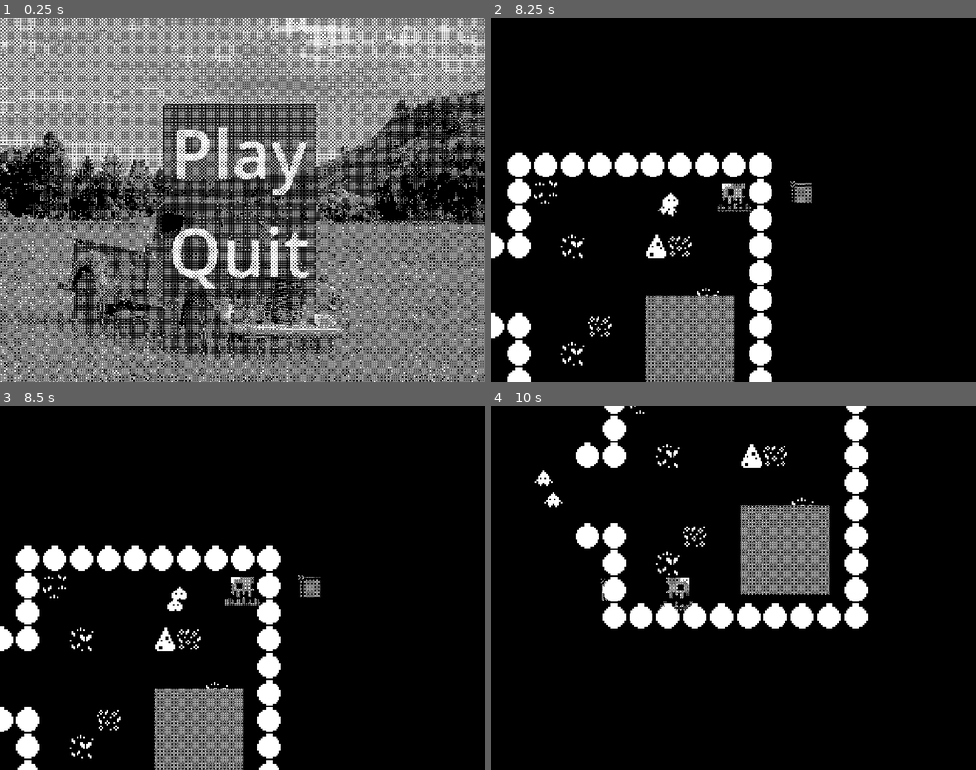
Above: before the commit, frames 1-4 (two rows, left to right).
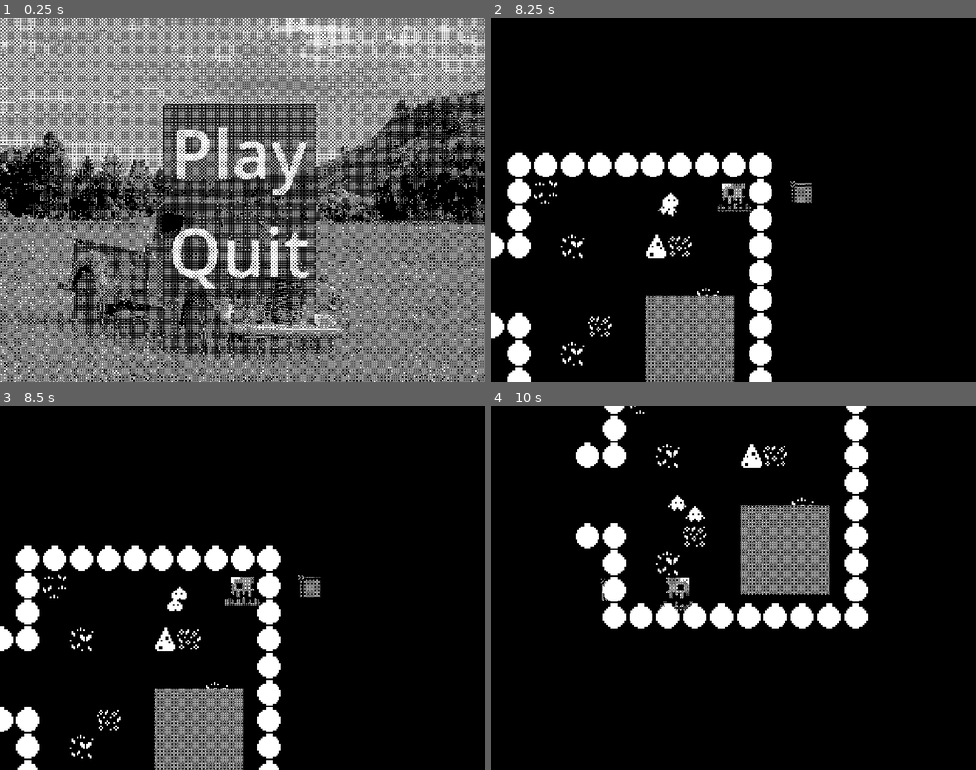
Above: after the commit, the same moments.

Repository: Octaniko/EnemyOfNone
Game: Godot game, scene res://scenes/main_menu/main_menu.tscn
The game is run twice, just before and just after one commit, with the same random seed, the same clock (stepped at 60 frames per second) and the same inputs.
Inputs:
- Up to frame 1 (0.25 s): no input
- Up to frame 2 (8.25 s): click "Play" at 0.5 s; hold D (right) 1.28-2.03 s; hold Shift (recall) 1.28-2.03 s; hold S (down) 2.03-2.78 s; tap Shift (recall) at 2.1, 3.05, 3.6, 5.3, 6.6, 7.55, 8.1 s; hold D (right) 2.78-3.53 s; hold Space (rush) 2.78-3.53 s; hold W (up) 3.53-4.28 s; hold Shift (recall) 4.28-5.03 s; hold A (left) 4.28-5.78 s; tap Space (rush) at 5.1 s; hold S (down) 5.78-6.53 s; hold Shift (recall) 5.78-6.53 s; hold D (right) 6.53-7.28 s; hold W (up) 7.28-8.03 s; hold Space (rush) 7.28-8.03 s; hold D (right) from 8.03 s (still down)
- Up to frame 3 (8.5 s): keep holding D (right)
- Up to frame 4 (10 s): release D (right) at 8.78 s; hold S (down) 8.78-9.53 s; hold Shift (recall) 8.78-9.53 s; hold A (left) from 9.53 s (still down); tap Space (rush) at 9.6 s; tap Shift (recall) at 9.8 s

Frames 1-3 are identical in both runs. In frame 4, 0.3% of the frame differs, in the area x 9-45%, y 17-32%.

Commit message:
refactor: Make Recall work from any state

Diff:
--- a/scenes/entities/unit/states/unit_idle.gd
+++ b/scenes/entities/unit/states/unit_idle.gd
@@ -24,27 +24,16 @@
 	return null
 
 func _on_detection_area_body_entered(body: Node2D) -> State:
-	print("[Idle] current_state:", parent.state_machine.current_state)
-	print("[Idle] _on_detection_area_body_entered. Body:", body)
 	if parent.state_machine.current_state != self:
-		print("[Idle] but current state is not Idle → ignore")
 		return null
 	if body.is_in_group("interactable"):
-		print("[Idle] body is in group 'interactable'")
 		if body.is_in_group("carryable") or body.is_in_group("enemies"):
-			print("[Idle] body is carryable or enemy, will attach. Calling set_target.")
-			# Использую правильный call_deferred
 			attach_state.set_target(body)
-			print("[Idle] deferred set_target called.")
 			return attach_state
-	print("[Idle] no valid group match → ignore")
 	return null
 
 func _on_detection_area_body_exited(body: Node2D):
-	print("[Idle] _on_detection_area_body_exited. Body:", body)
 	if parent.state_machine.current_state != self:
-		print("[Idle] but current state is not Idle → ignore exit")
 		return
 	if body.is_in_group("interactable"):
 		print("[Idle] body left detection area:", body)
-	# не переключаем состояние здесь – можно сделать, если нужно
--- a/scenes/entities/unit/unit.gd
+++ b/scenes/entities/unit/unit.gd
@@ -25,7 +25,15 @@
 	state_machine.process_physics(delta)
 
 func _input(event: InputEvent) -> void:
-	state_machine.process_input(event)
+	var new_state = state_machine.current_state.process_input(event)
+	if new_state:
+		state_machine.change_state(new_state)
+		return
+
+	if event.is_action_pressed("recall"):
+		var follow_state = state_machine.get_node("Follow")
+		state_machine.change_state(follow_state)
+		return
 	_process_player_input(event)
 
 func _process_player_input(event: InputEvent) -> void:
--- a/scenes/entities/unit/unit_attach.gd
+++ b/scenes/entities/unit/unit_attach.gd
@@ -9,38 +9,27 @@
 
 func set_target(body: Node2D) -> void:
 	attach_target = body
-	print("[Attach] set_target called. Target:", body, " valid:", is_instance_valid(body))
 
 func enter() -> void:
-	print("[Attach] enter. Current target:", attach_target)
 	animations.play(animation_name)
 	_update_navigation_target()
 
 func _update_navigation_target() -> void:
 	if not attach_target or not is_instance_valid(attach_target):
-		print("[Attach] _update_navigation_target: no valid target!")
 		return
 	var target_pos = attach_target.global_position
-	print("[Attach] _update_navigation_target: setting nav target to", target_pos)
 	parent.navigation_agent_2d.target_position = target_pos
 
 func process_physics(delta: float) -> State:
-	# Проверки
 	if attach_target == null:
-		print("[Attach] process_physics: attach_target is null → going idle")
 		return idle_state
 	if not is_instance_valid(attach_target):
-		print("[Attach] process_physics: attach_target is not valid (instance freed?) → going idle")
 		return idle_state
 
-	# Обновить цель навигации
 	_update_navigation_target()
 
-	# Навигация — получаем следующий путь
 	var next_pos: Vector2 = parent.navigation_agent_2d.get_next_path_position()
-	print("[Attach] process_physics: next_path_position:", next_pos, " my pos:", parent.global_position)
 
-	# Направление
 	var dir = (next_pos - parent.global_position)
 	var distance = dir.length()
 	if distance == 0:
@@ -48,21 +37,15 @@
 	else:
 		dir = dir.normalized()
 	var desired = dir * follow_speed
-	print("[Attach] process_physics: dir:", dir, " desired velocity:", desired)
 
 	# Установка скорости
 	if parent.navigation_agent_2d.avoidance_enabled:
 		parent.navigation_agent_2d.set_velocity(desired)
-		print("[Attach] process_physics: using avoidance, set_velocity:", desired)
 	else:
 		_on_navigation_agent_2d_velocity_computed(desired)
-		print("[Attach] process_physics: avoidance disabled, directly setting velocity")
 
-	# Движение
 	parent.move_and_slide()
-	print("[Attach] process_physics: after move_and_slide, global_position:", parent.global_position)
 
-	# Анимация
 	parent.animations.flip_h = parent.velocity.x < 0
 	animations.play(animation_name)
 
@@ -70,8 +53,6 @@
 
 func _on_navigation_agent_2d_velocity_computed(safe_velocity: Vector2) -> void:
 	parent.velocity = safe_velocity
-	print("[Attach] _on_navigation_agent_2d_velocity_computed: safe_velocity:", safe_velocity)
 
 func exit() -> void:
-	print("[Attach] exit. Clearing target.")
 	attach_target = null
